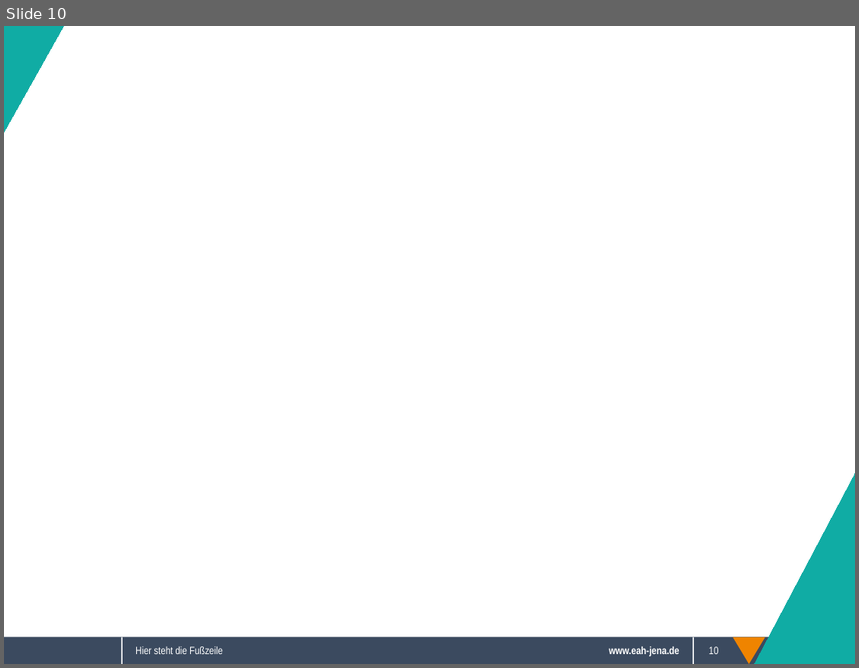
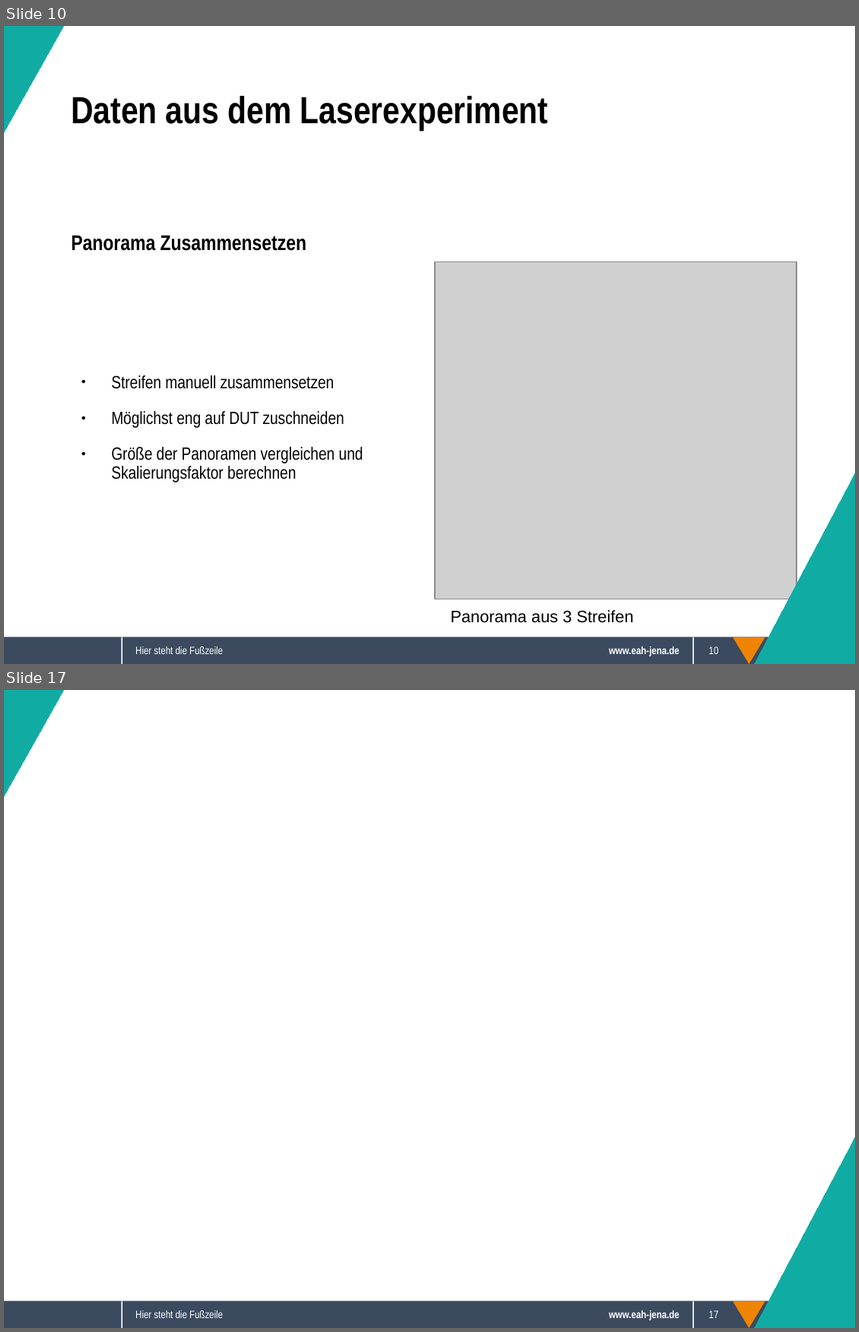
Before and after one commit to Sappy5053/Komplexpraktikum, a slide deck: Präsentation.odp. Shown one above the other, each under a label of ours: slide 10 before the commit, slides 10 and 17 after it; the slides between them are not shown. The pictures are 859x668 and 859x1332 pixels, drawn with LibreOffice and Linux fonts; fonts in the diff are those of the drawing; grey boxes stand for pictures; background and template pictures are left out. Boxes give left, top, right and bottom in pixels: in the first picture for what was removed or moved away, otherwise in the second. Text is boxed around its words. In the diff, an @@ line names an element or a change of style, - is before the commit and + after.

```diff
--- a/Präsentation.odp
+++ b/Präsentation.odp
@@ slide 10 added at (4, 26, 855, 664), background #FFFFFF; not listed: 5 template elements that a slide beside it also shows @@
@@ right triangle added at (4, 26, 63, 132), fill #10ACA4, outline #10ACA4 0 pt @@
@@ text added at (71, 96, 549, 131), 32 pt, text #000000, bold @@
+Daten aus dem Laserexperiment
@@ text added at (71, 235, 306, 251), 18 pt, text #000000, bold @@
+Panorama Zusammensetzen
@@ picture added at (435, 262, 797, 600) @@
@@ text added at (111, 376, 363, 483), 15 pt, text #000000 @@
+● Streifen manuell zusammensetzen
+● Möglichst eng auf DUT zuschneiden
+● Größe der Panoramen vergleichen und Skalierungsfaktor berechnen
@@ right triangle added at (755, 474, 855, 664), fill #10ACA4, outline #10ACA4 0 pt @@
@@ text added at (451, 610, 634, 623), 14 pt, text #000000 @@
+Panorama aus 3 Streifen
@@ text added at (135, 647, 223, 655), 9 pt, text #FFFFFF @@
+Hier steht die Fußzeile
@@ page number added at (709, 647, 719, 655), 9 pt, text #FFFFFF @@
+10
@@ what was slide 10 is now slide 17 @@
@@ page number at (709, 1311, 719, 1319): text changed @@
-10
+17
```
Also in this commit, not shown: 6 slides changed, 6 other slides added, 1 other file.
